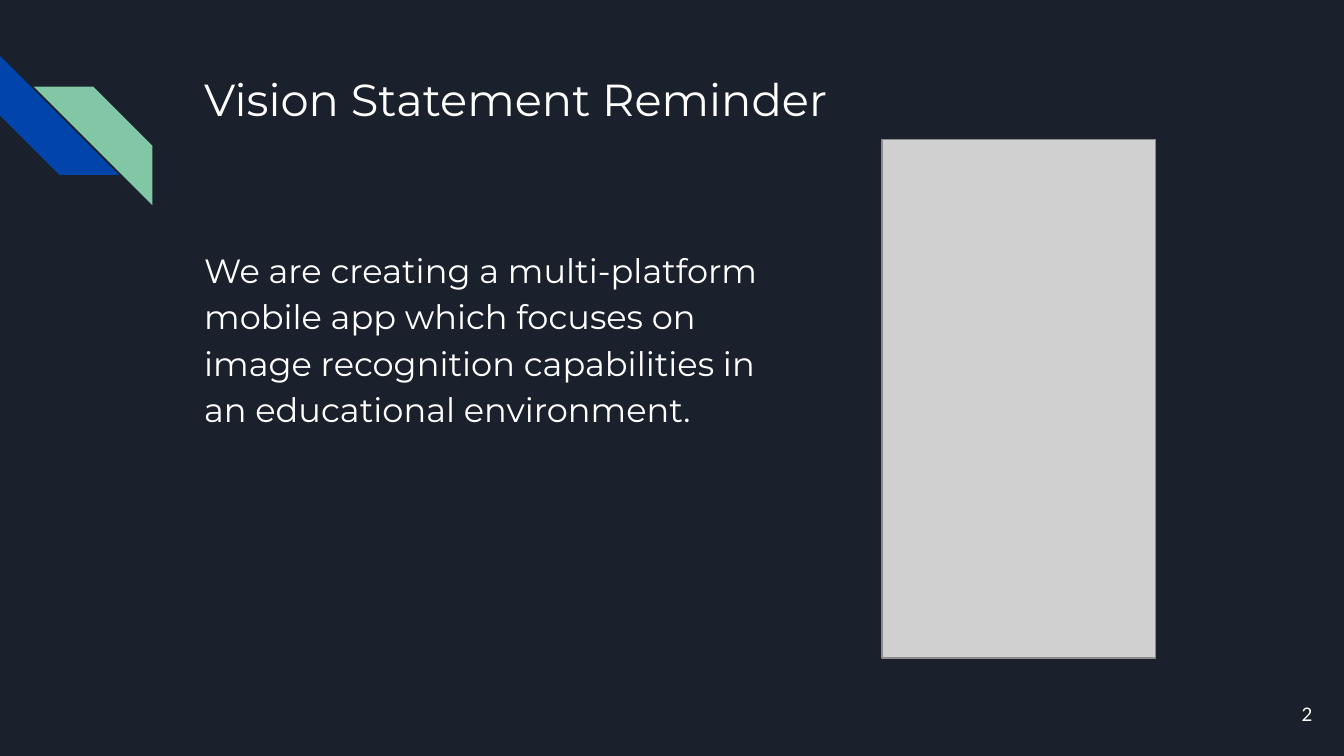
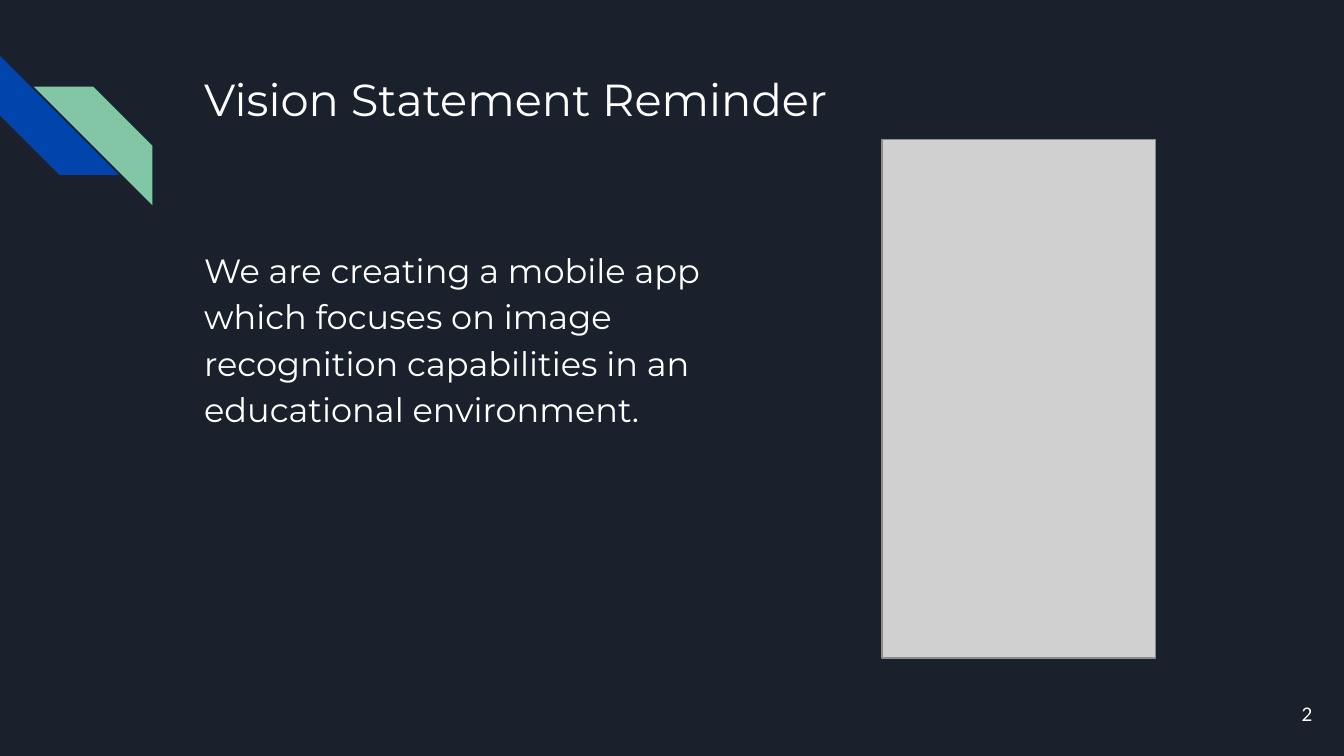
Before and after one commit to zacherygentry/CSE-3311, a slide deck: slide 2 of iteration2Phase/Iteration 2.pptx. Drawn at 1344x756 pixels with LibreOffice and Linux fonts; fonts in the diff are those of the drawing; grey boxes stand for pictures. Boxes give left, top, right and bottom in pixels: in the first picture for what was removed or moved away, otherwise in the second. Text is boxed around its words. In the diff, an @@ line names an element or a change of style, - is before the commit and + after.

Commit message:
project setup for training images

```diff
--- a/iteration2Phase/Iteration 2.pptx
+++ b/iteration2Phase/Iteration 2.pptx
@@ text at <box>204,258,700,422</box>: text changed @@
-We are creating a multi-platform mobile app which focuses on image recognition capabilities in an educational environment.
+We are creating a mobile app which focuses on image recognition capabilities in an educational environment.
```
Also in this commit, not shown: 5 other files.
